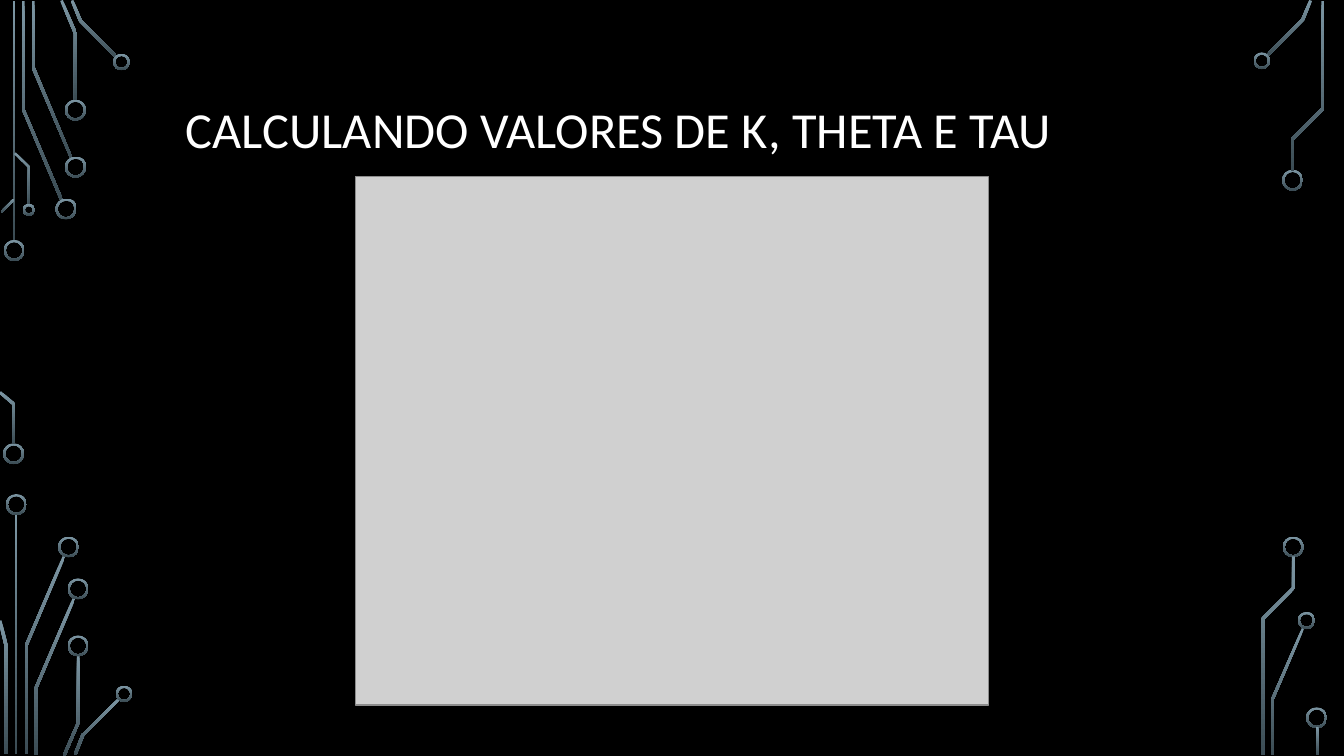
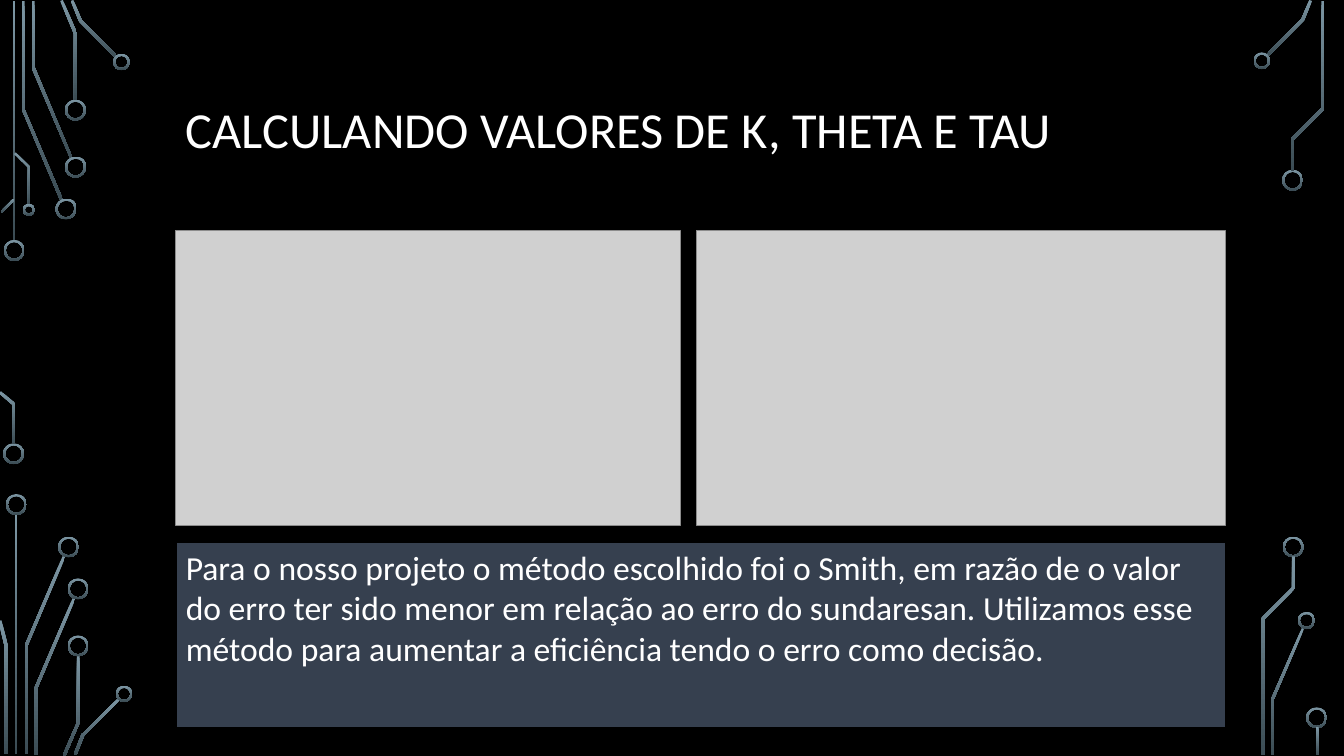
Before and after one commit to MathCarv/C213, a slide deck: slide 6 of documents/Trabalho de Sistemas Embarcados (C213).pptx (slide 4 before the commit). Drawn at 1344x756 pixels with LibreOffice and Linux fonts; fonts in the diff are those of the drawing; grey boxes stand for pictures; background and template pictures are left out. Boxes give left, top, right and bottom in pixels: in the first picture for what was removed or moved away, otherwise in the second. Text is boxed around its words. In the diff, an @@ line names an element or a change of style, - is before the commit and + after.

```diff
--- a/documents/Trabalho de Sistemas Embarcados (C213).pptx
+++ b/documents/Trabalho de Sistemas Embarcados (C213).pptx
@@ picture removed at [356,176,989,706] @@
@@ picture added at [175,231,680,525] @@
@@ picture added at [697,231,1226,525] @@
@@ rectangle added at [175,542,1226,729], fill #36404F, outline #000000 1.25 pt @@
@@ text added at [186,556,1193,667], 24 pt, text #FFFFFF @@
+Para o nosso projeto o método escolhido foi o Smith, em razão de o valor do erro ter sido menor em relação ao erro do sundaresan. Utilizamos esse método para aumentar a eficiência tendo o erro como decisão.
```
Also in this commit, not shown: 5 other slides changed, 3 slides added, 7 other files.
